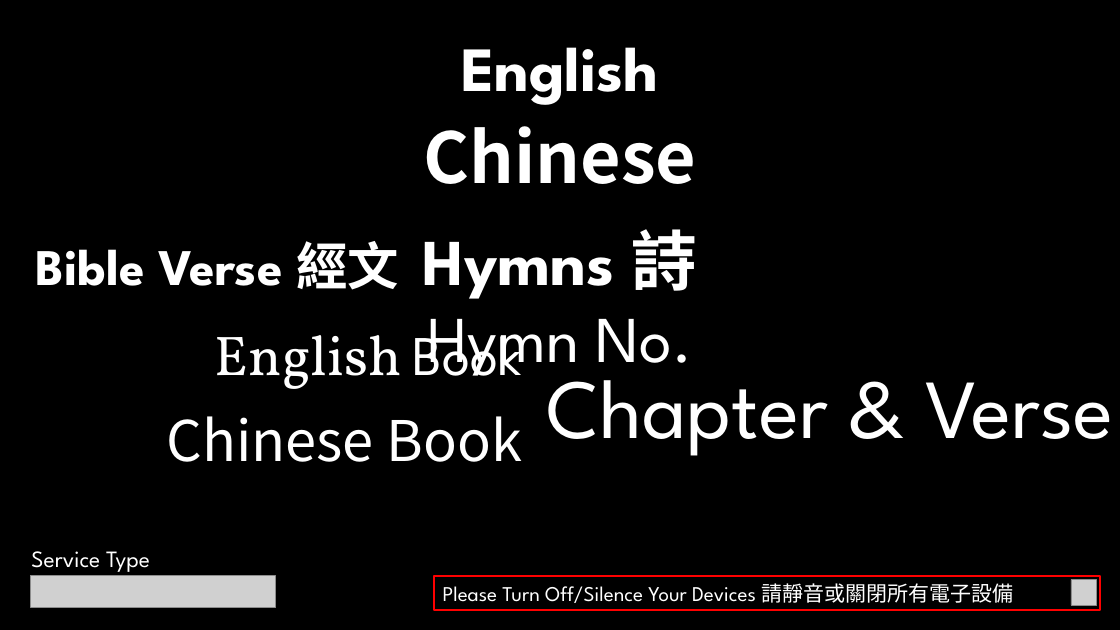
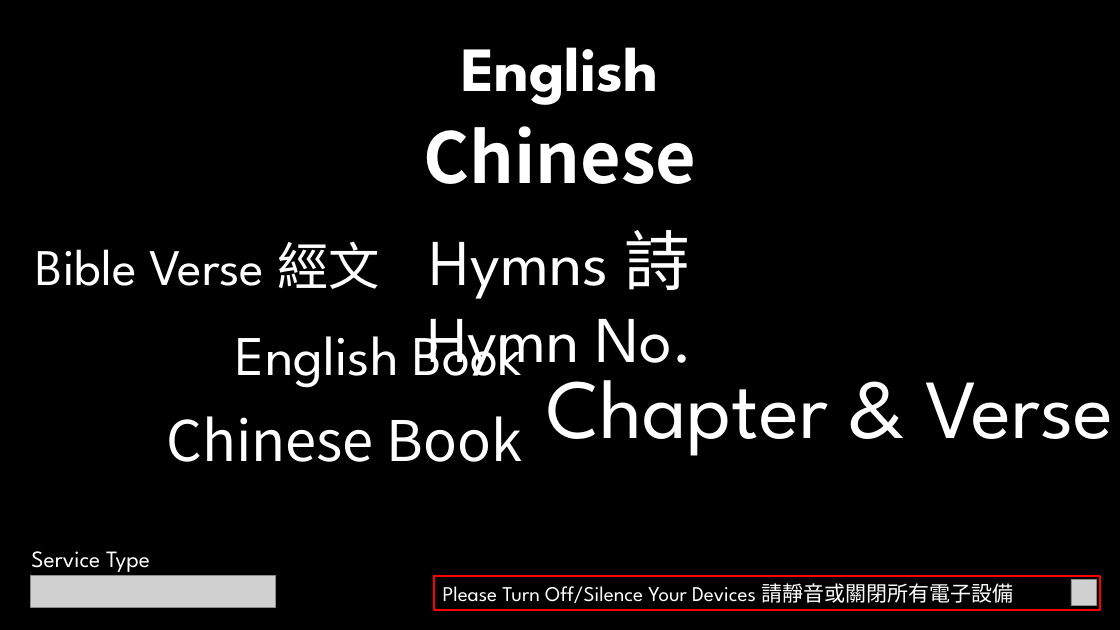
Before and after one commit to calebchanwy/tjc-powerpoint, a slide deck: slide 1 of TJCPowerPoint/bin/Debug/Files/ServiceWidescreen.pptx. Drawn at 1120x630 pixels with LibreOffice and Linux fonts; fonts in the diff are those of the drawing; grey boxes stand for pictures. Boxes give left, top, right and bottom in pixels: in the first picture for what was removed or moved away, otherwise in the second. Text is boxed around its words. In the diff, an @@ line names an element or a change of style, - is before the commit and + after.

```diff
--- a/TJCPowerPoint/bin/Debug/Files/ServiceWidescreen.pptx
+++ b/TJCPowerPoint/bin/Debug/Files/ServiceWidescreen.pptx
@@ text "Bible Verse 經文" at [36, 241, 380, 289]: font Calibri to Noto Sans CJK TC in "經文"; bold off @@
@@ text "Hymns 詩" at [430, 230, 690, 299]: font League Spartan to Noto Sans CJK TC in "詩"; bold off @@
@@ text "English Book" at [236, 319, 522, 388]: font Vollkorn to League Spartan in "English" @@
```
Also in this commit, not shown: 7 other slides changed, 36 other files.
